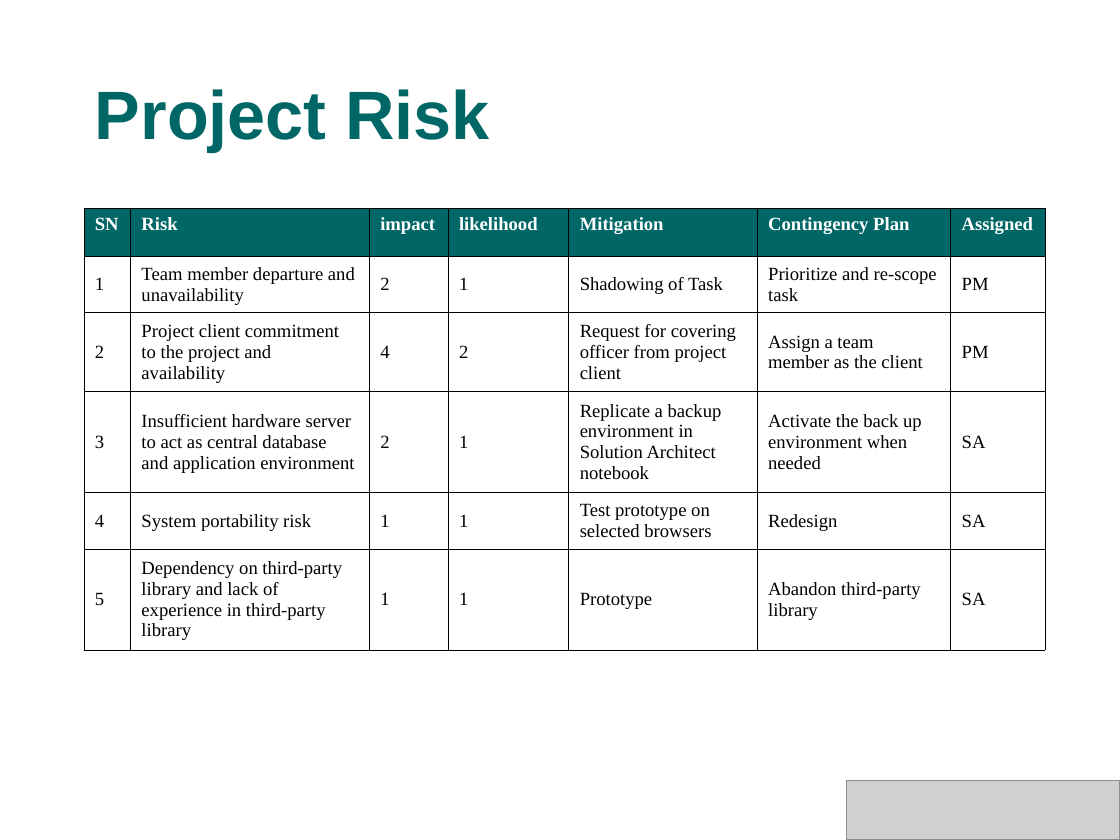
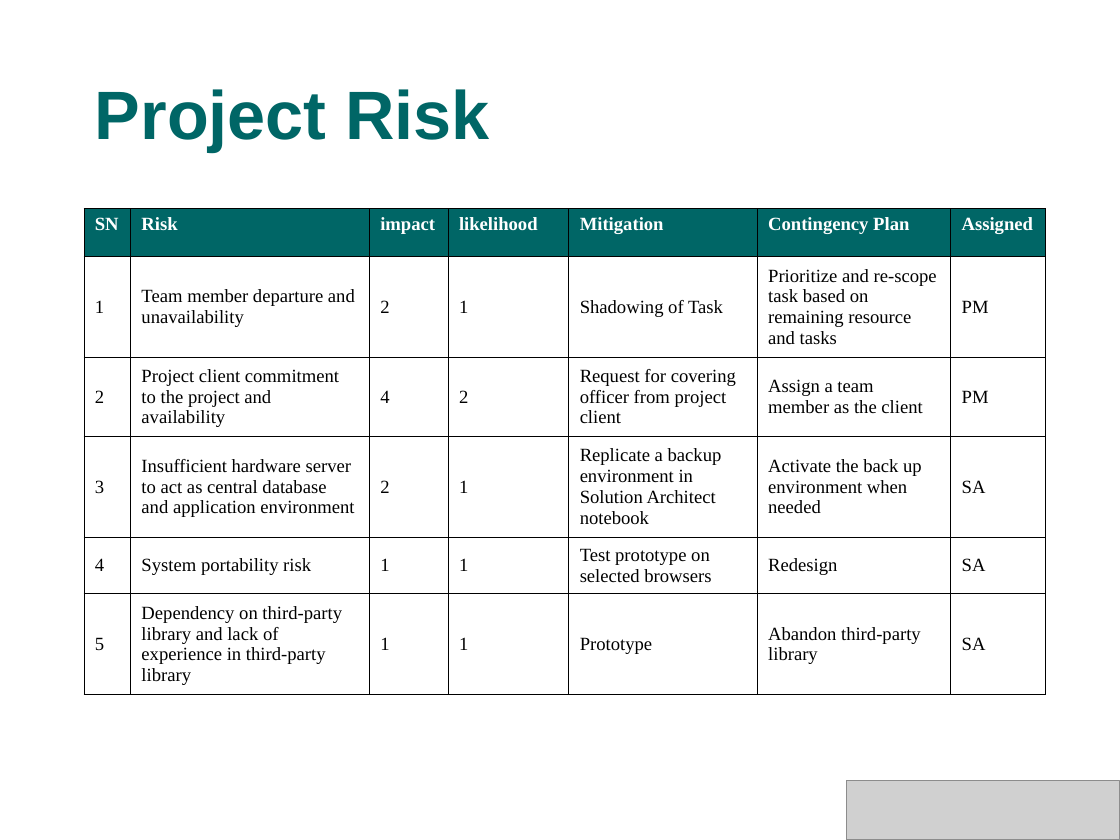
Before and after one commit to s4kshya/leezdr-repository, a slide deck: slide 6 of Exam Paper/MTECH_PROJ/Presentation/phase1.ppt. Drawn at 1120x840 pixels with LibreOffice and Linux fonts; fonts in the diff are those of the drawing; grey boxes stand for pictures; background and template pictures are left out. Boxes give left, top, right and bottom in pixels: in the first picture for what was removed or moved away, otherwise in the second. Text is boxed around its words. In the diff, an @@ line names an element or a change of style, - is before the commit and + after.

```diff
--- a/Exam Paper/MTECH_PROJ/Presentation/phase1.ppt
+++ b/Exam Paper/MTECH_PROJ/Presentation/phase1.ppt
@@ table at bbox=[84, 208, 1045, 694] @@
-row 2, column 6: Prioritize and re-scope task
+row 2, column 6: Prioritize and re-scope task based on remaining resource and tasks
```
Also in this commit, not shown: 1 other slide changed, 3 slides added, 1 slide removed, 1 other file.
